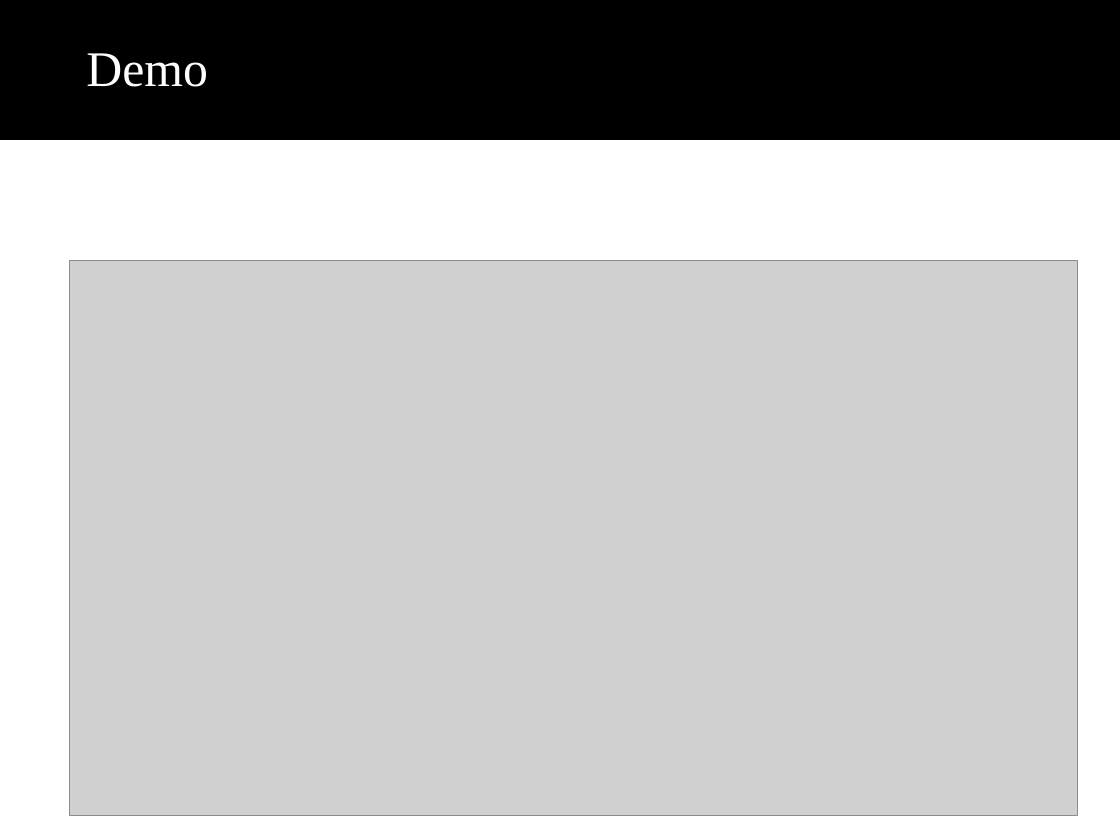
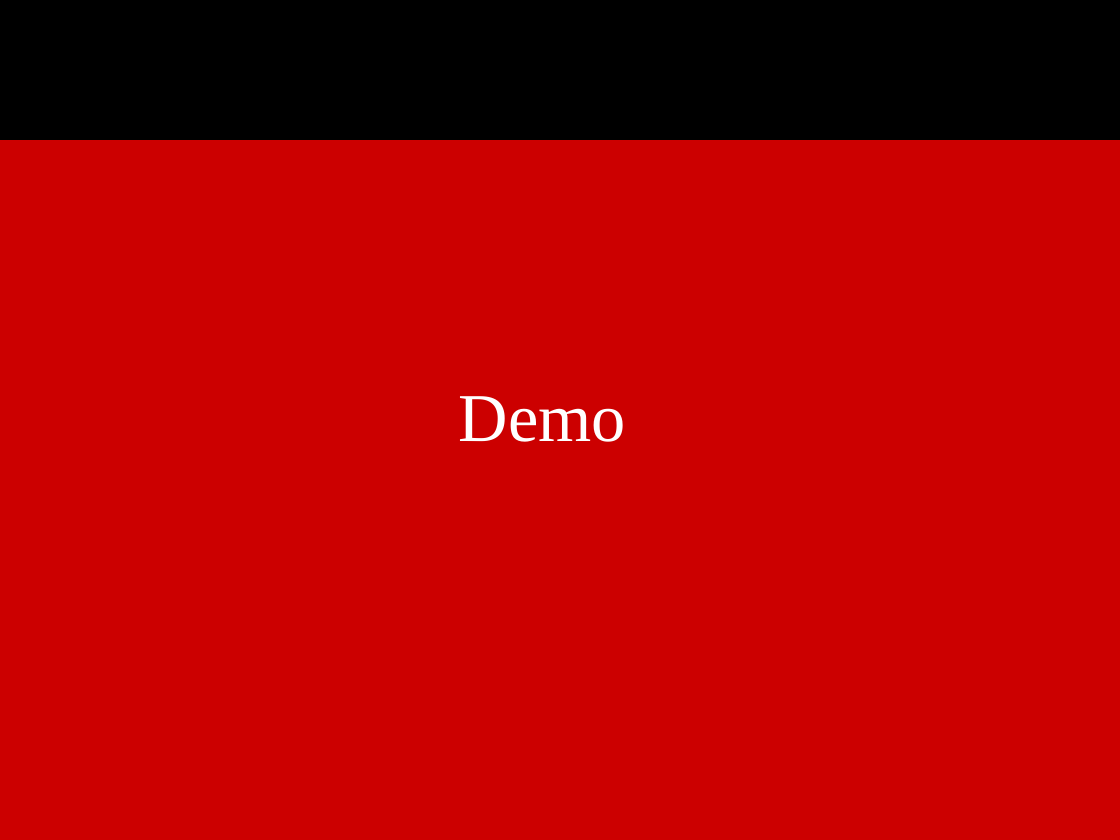
Before and after one commit to patrickbraud/CapstoneProject, a slide deck: slide 11 of Proposal/Final/final_presentation.ppt. Drawn at 1120x840 pixels with LibreOffice and Linux fonts; fonts in the diff are those of the drawing; grey boxes stand for pictures; background and template pictures are left out. Boxes give left, top, right and bottom in pixels: in the first picture for what was removed or moved away, otherwise in the second. Text is boxed around its words. In the diff, an @@ line names an element or a change of style, - is before the commit and + after.

```diff
--- a/Proposal/Final/final_presentation.ppt
+++ b/Proposal/Final/final_presentation.ppt
@@ background #FFFFFF to #CC0000 @@
@@ picture removed at [69,261,1077,815] @@
@@ title "Demo": place and size @@
-title "Demo" at [86,53,208,87]
+title "Demo" at [459,396,626,442]
@@ title "Demo" at [459,396,626,442]: size 32 to 44 pt; alignment left to centre; line spacing 1 to 1.2; more space between paragraphs @@
```
Also in this commit, not shown: 5 other slides changed, 1 slide added, 1 slide removed, 2 other files.
